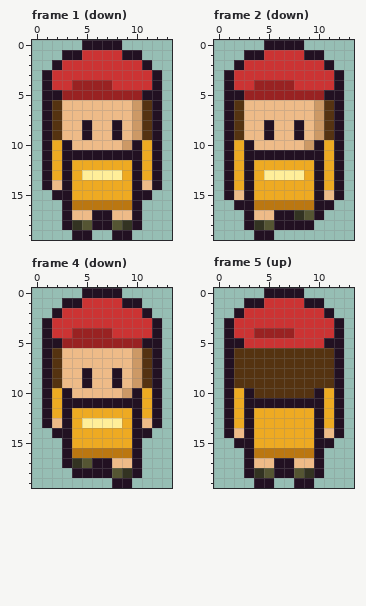
Pixel-art file, stored at games/picomon/art/trainer.aseprite. Above is the file before it was changed.
14x20 pixels, 8 frames. Shown: frame 1 (down), frame 2 (down), frame 4 (down), frame 5 (up). The commit also changed other frames, which this record leaves out.
New version:
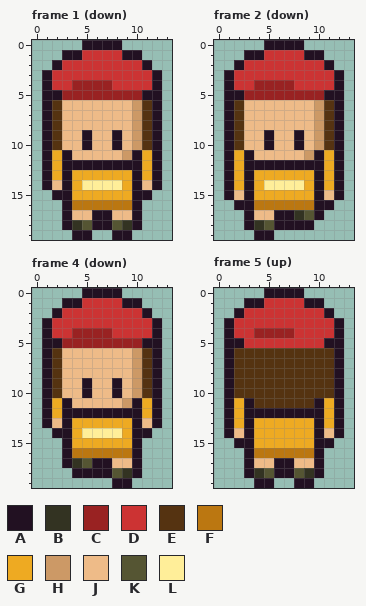
Palette (. is transparent): A #221122  B #333322  C #992222  D #cc3333  E #553311  F #bb7711  G #eeaa22  H #cc9966  J #eebb88  K #555533  L #ffee99
Change:
Frame 1 (down), layers "outline", "shade", "fill":
Colour G becomes colour A in row 12 at x 4 to 9.
Colour J becomes colour A in row 10 at x 5 and 8.
Colour G becomes colour E in row 10 at x 2 and 11.
Colour L becomes colour G in row 13 at x 5 to 8.
Colour A becomes colour H in row 10 at x 10; in row 11 at x 9.
Colour A becomes colour J in row 8 at x 5 and 8; in row 10 at x 3; in row 11 at x 4 to 8.
Colour H becomes colour J in row 10 at x 9.
Colour G becomes colour L in row 14 at x 5 to 8.
Frame 2 (down), layers "outline", "shade", "fill": the same change as frame 1 (down)
Frame 4 (down), layers "outline", "shade", "fill": the same change as frame 1 (down)
Frame 5 (up), layers "outline", "fill":
Colour G becomes colour A in row 12 at x 4 to 9.
Colour A becomes colour E in row 10 at x 3 and 10; in row 11 at x 4 to 9.
Colour G becomes colour E in row 10 at x 2 and 11.
Changed places in both pictures, as pixel boxes (x1, y1, x2, y2):
changed: (52, 120, 152, 190)
changed: (234, 120, 334, 190)
changed: (52, 368, 152, 438)
changed: (234, 388, 334, 418)
